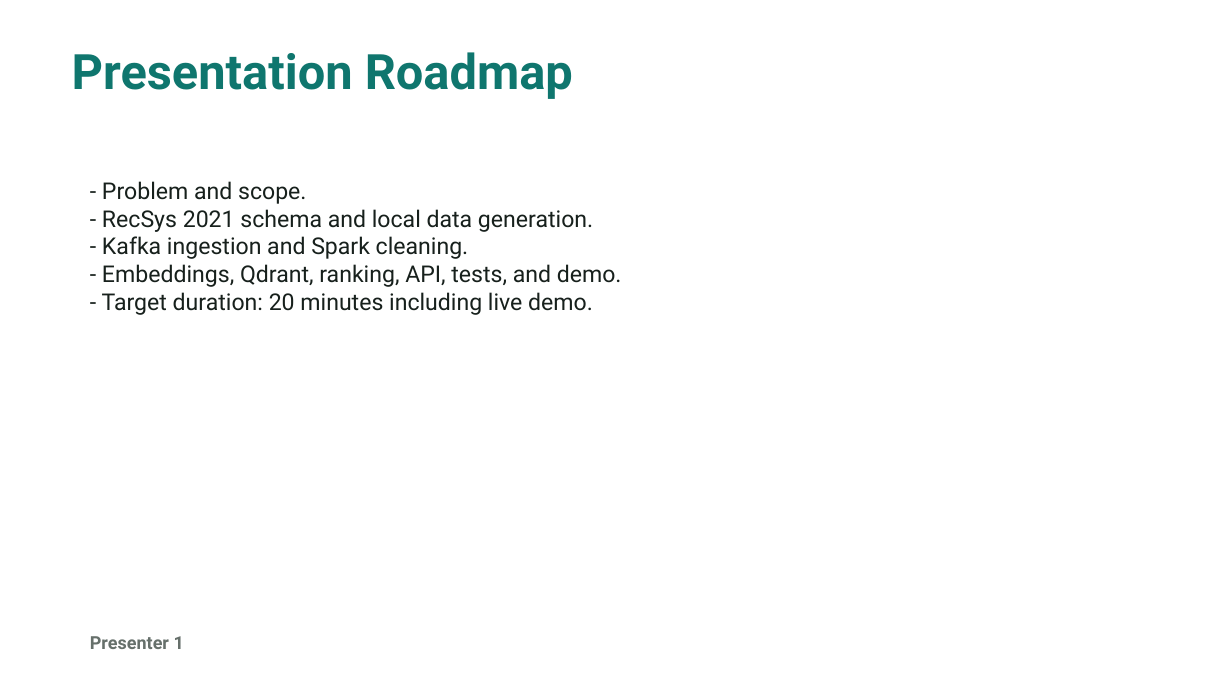
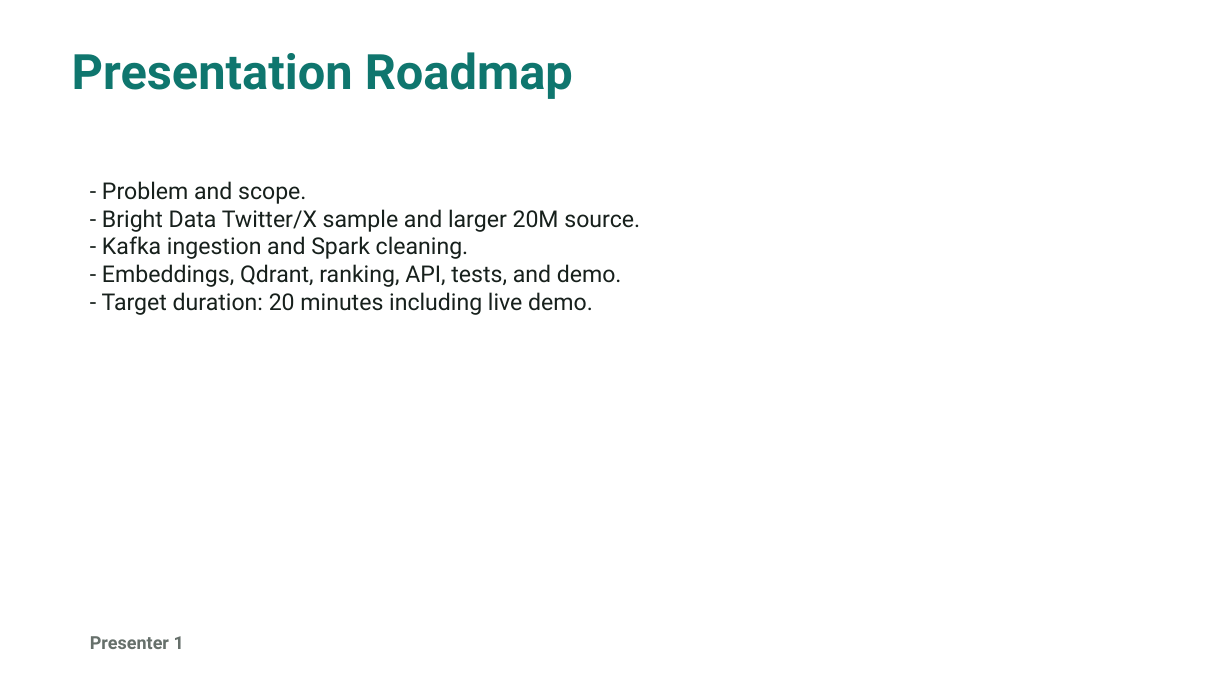
Before and after one commit to mrnhtyzgld/DsitribuTweet, a slide deck: slide 2 of docs/distributweet_final_presentation.pptx. Drawn at 1232x693 pixels with LibreOffice and Linux fonts; fonts in the diff are those of the drawing. Boxes give left, top, right and bottom in pixels: in the first picture for what was removed or moved away, otherwise in the second. Text is boxed around its words. In the diff, an @@ line names an element or a change of style, - is before the commit and + after.

Commit message:
Switch demo dataset to Bright Data Twitter X sample

```diff
--- a/docs/distributweet_final_presentation.pptx
+++ b/docs/distributweet_final_presentation.pptx
@@ text at (102, 209, 640, 232): text changed @@
-- RecSys 2021 schema and local data generation.
+- Bright Data Twitter/X sample and larger 20M source.
```
Also in this commit, not shown: 6 other slides changed, 1 slide added, 1 slide removed, 23 other files.
